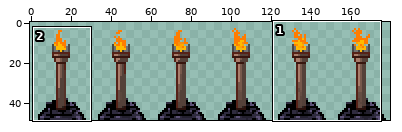
Two versions of one sprite sheet, frontend/src/img/spritesheets/tiles/torch_spritesheet.png. The first picture is a wide view before the edit; the outline marks the close-up.
Close-up. Before the edit:
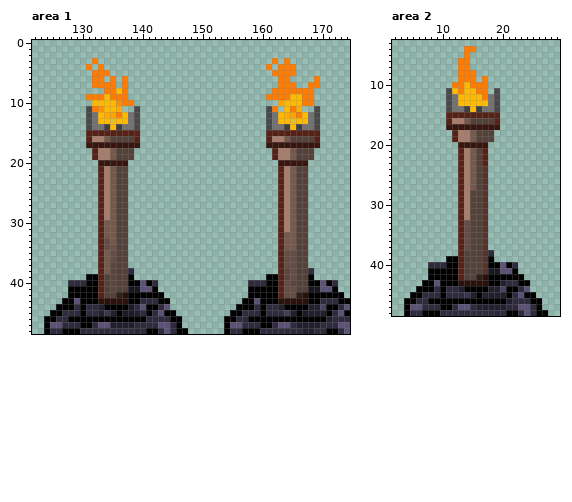
The file is 180x49 pixels. Colours within 5 levels of each other are drawn and written as one. Shown: area 1: x 122..174, y 0..48; area 2: x 2..29, y 3..48. The commit also changed other parts of the picture, which this record leaves out.
After:
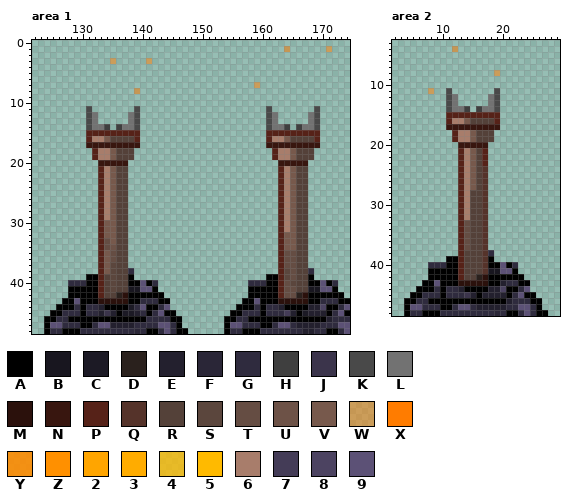
Palette (. is transparent): A #000000  B #18161f  C #1c1a25  D #2a211d  E #23202e  F #2a2637  G #2f2b3e  H #3f3f3f  J #3b344b  K #494949  L #727272  M #2b110c  N #38160f  P #562218  Q #55332a  R #544139  S #5b463d  T #654d43  U #6d5247  V #77594c  W #ff7c0080  X #ff7c00  Y #ff8b00e2  Z #ff9000  2 #ffa500  3 #ffac00  4 #ffba00c6  5 #ffba00  6 #a87d6b  7 #443c57  8 #4c4361  9 #5c5176
Edits made:
Changed rows in their new state; - is an unchanged pixel.
Area 1:
first column x 131:
 1 ---------------------------------W------W
 3 -.--W-----W--------------------.-.-------
 4 .-.---------------------------.-...------
 5 -...---------------------------....------
 6 -..-.-.-------------------------..----.--
 7 -....-.---------------------W---...--..--
 8 ---....-W----------------------.......---
 9 .......-----------------------........---
10 -.......------------------------......---
11 -.....-------------------------.-...-----
12 --.....-------------------------.....----
13 --.....-------------------------.....----
14 ----.-----------------------------.------
Area 2:
first column x 8:
 4 ----W-..----
 5 ------.-----
 6 -----..-----
 7 -----..-----
 8 -----...---W
 9 -----...-.--
10 ----......--
11 W---......--
12 -----.....--
13 -----.....--
14 -------.----
Where, in picture pixels (left, top, right, bottom), the same in both close-ups:
changed: (254, 46, 320, 130)
added: (326, 46, 332, 52)
changed: (86, 58, 152, 130)
changed: (428, 46, 500, 112)
